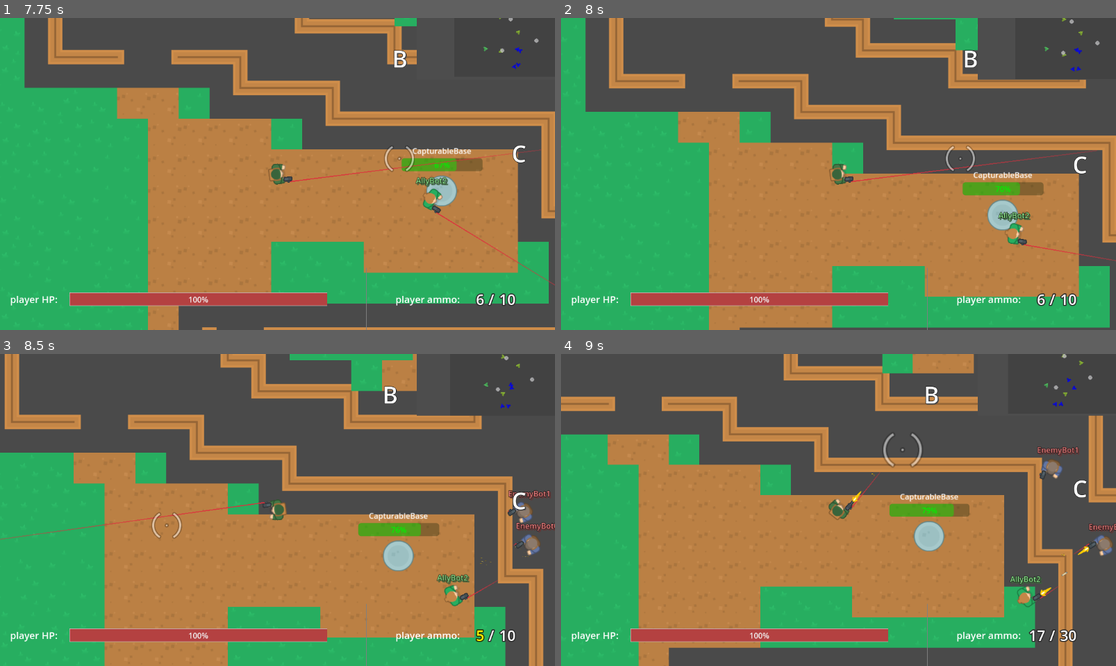
Above: before the commit, frames 1-4 (two rows, left to right).
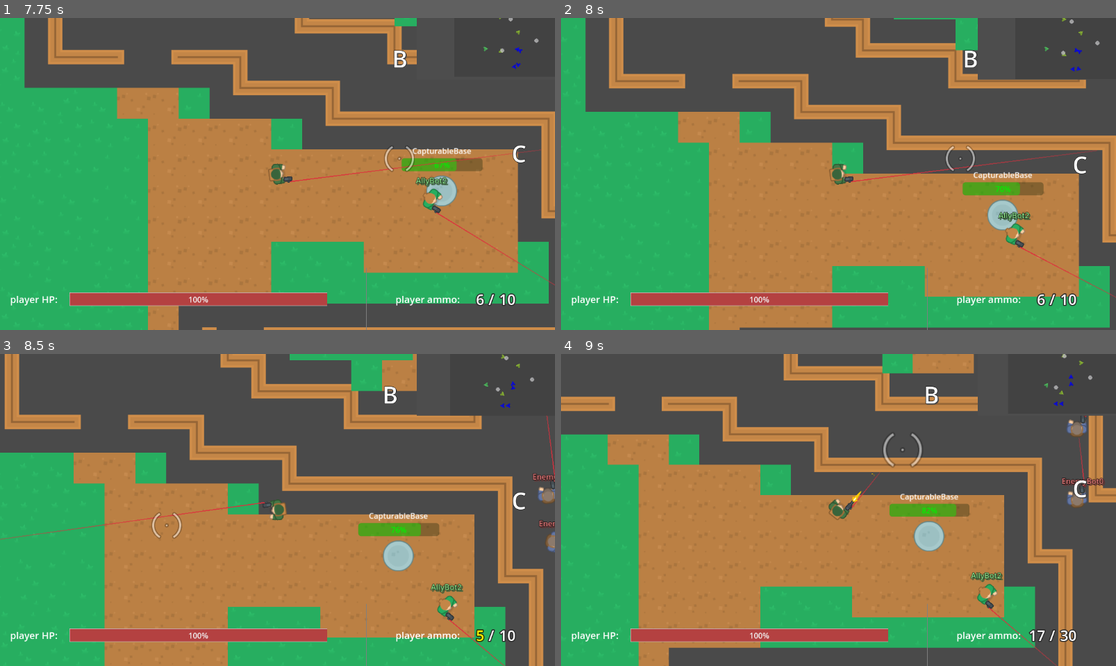
Above: after the commit, the same moments.

Repository: ZeromaXHe/MyGitRepository
Game: Godot game, scene res://scenes/main_menu_screen.tscn
The game is run twice, just before and just after one commit, with the same random seed, the same clock (stepped at 60 frames per second) and the same inputs.
Inputs (mouse positions are in pixels of both pictures, inside the frame that each line leads up to):
- Up to frame 1 (7.75 s): click "Play" at 0.5 s; tap Enter at 1.25 s; move the mouse to (216, 52) at 1.27 s; press the mouse at (216, 52) at 1.28 s; hold D (right) 1.28-2.03 s; move the mouse to (166, 189) at 2.02 s; release the mouse at (166, 189) at 2.03 s; hold S (down) 2.03-2.78 s; click (166, 189) at 2.1 s; move the mouse to (333, 105) at 2.77 s; press the mouse at (333, 105) at 2.78 s; hold D (right) 2.78-3.53 s; tap 1 (weapon_1) at 2.85, 5.85 s; move the mouse to (249, 236) at 3.52 s; release the mouse at (249, 236) at 3.53 s; hold W (up) 3.53-4.28 s; tap 2 (weapon_2) at 3.6, 6.6 s; click (249, 236) at 3.8 s; move the mouse to (444, 220) at 4.27 s; press the mouse at (444, 220) at 4.28 s; hold A (left) 4.28-5.78 s; move the mouse to (111, 127) at 5.02 s; release the mouse at (111, 127) at 5.03 s; click (111, 127) at 5.1 s; move the mouse to (305, 174) at 5.77 s; press the mouse at (305, 174) at 5.78 s; hold S (down) 5.78-6.53 s; move the mouse to (194, 96) at 6.52 s; release the mouse at (194, 96) at 6.53 s; hold D (right) 6.53-7.28 s; click (194, 96) at 6.8 s; move the mouse to (399, 158) at 7.27 s; press the mouse at (399, 158) at 7.28 s; hold W (up) from 7.28 s (still down)
- Up to frame 2 (8 s): keep holding W (up)
- Up to frame 3 (8.5 s): move the mouse to (166, 525) at 8.02 s; release W (up) at 8.03 s; release the mouse at (166, 525) at 8.03 s; hold D (right) from 8.03 s (still down); click (166, 525) at 8.1 s
- Up to frame 4 (9 s): move the mouse to (894, 441) at 8.77 s; release D (right) at 8.78 s; press the mouse at (894, 441) at 8.78 s; hold S (down) from 8.78 s (still down); tap 1 (weapon_1) at 8.85 s

Frame 1 is identical in both runs. In frame 2, 0.3% of the frame differs, in the area x 79-100%, y 9-90%; in frame 3, 1.4%; in frame 4, 1.6%, in the area x 65-100%, y 6-100%.

Commit message:
fix(GodotDemo): GodotProjects 俯视角射击游戏 - 修复 AI 射击透视问题；修复 AI 占领基地时巡逻导航到墙壁后地点导致离开基地范围 bug

Diff:
--- a/GodotDemo/GodotProjects/scenes/actor.tscn
+++ b/GodotDemo/GodotProjects/scenes/actor.tscn
@@ -37,7 +37,3 @@
 
 [node name="Pistol" parent="WeaponManager" instance=ExtResource("5_175d1")]
 visible = false
-
-[node name="TargetShootRay" type="RayCast2D" parent="."]
-enabled = false
-target_position = Vector2(100, 0)
--- a/GodotDemo/GodotProjects/scripts/actor.gd
+++ b/GodotDemo/GodotProjects/scripts/actor.gd
@@ -10,7 +10,6 @@
 @onready var team: Team = $Team
 @onready var actor_ui_rmt_txfm: RemoteTransform2D = $ActorUiRmtTxfm2D
 @onready var body_img: Sprite2D = $BodyImg
-@onready var target_shoot_ray: RayCast2D = $TargetShootRay
 
 var name_label_node2d: Node2D = null
 
@@ -27,16 +26,13 @@
 
 
 func can_shoot(target: Actor) -> bool:
-	return true
-#	target_shoot_ray.enabled = true
-#	# target_position 是局部坐标？
-#	target_shoot_ray.target_position = target.global_position - global_position
-#	target_shoot_ray.force_raycast_update()
-#	# 目前 Actor 半径大概在 25 左右，如果碰撞点在范围外，说明中间有碰撞体
-#	# FIXME: 之后应该用枪口射线去判断才对
-#	var result = target_shoot_ray.get_collision_point().distance_to(target.global_position) < 30
-#	target_shoot_ray.enabled = false
-#	return result
+	var space_state = get_world_2d().direct_space_state
+	# 使用全局坐标
+	var query = PhysicsRayQueryParameters2D.create(global_position, target.global_position)
+	var result = space_state.intersect_ray(query)
+	# 目前 Actor 半径大概在 25 左右，如果碰撞点在范围外，说明中间有碰撞体
+	# FIXME: 之后应该用枪口射线去判断才对
+	return not result.is_empty() and result.position.distance_to(target.global_position) < 30
 
 
 func respawn(respawn_point: Node2D):
--- a/GodotDemo/GodotProjects/scripts/ai.gd
+++ b/GodotDemo/GodotProjects/scripts/ai.gd
@@ -166,7 +166,23 @@
 func _on_patrol_timer_timeout():
 	var random_x = randi_range(-patrol_range, patrol_range)
 	var random_y = randi_range(-patrol_range, patrol_range)
-	set_navigation_target(Vector2(random_x, random_y) + origin)
+	var dest = Vector2(random_x, random_y) + origin
+
+	while not directly_reachable(dest):
+		random_x = randi_range(-patrol_range, patrol_range)
+		random_y = randi_range(-patrol_range, patrol_range)
+		dest = Vector2(random_x, random_y) + origin
+
+	set_navigation_target(dest)
+
+
+func directly_reachable(dest: Vector2):
+	var space_state = get_world_2d().direct_space_state
+	# 使用全局坐标
+	var query = PhysicsRayQueryParameters2D.create(global_position, dest)
+	var result = space_state.intersect_ray(query)
+	# 判断是否可以直接到达目的地
+	return result.is_empty()
 
 
 func _on_navigation_agent_2d_velocity_computed(safe_velocity: Vector2) -> void:
